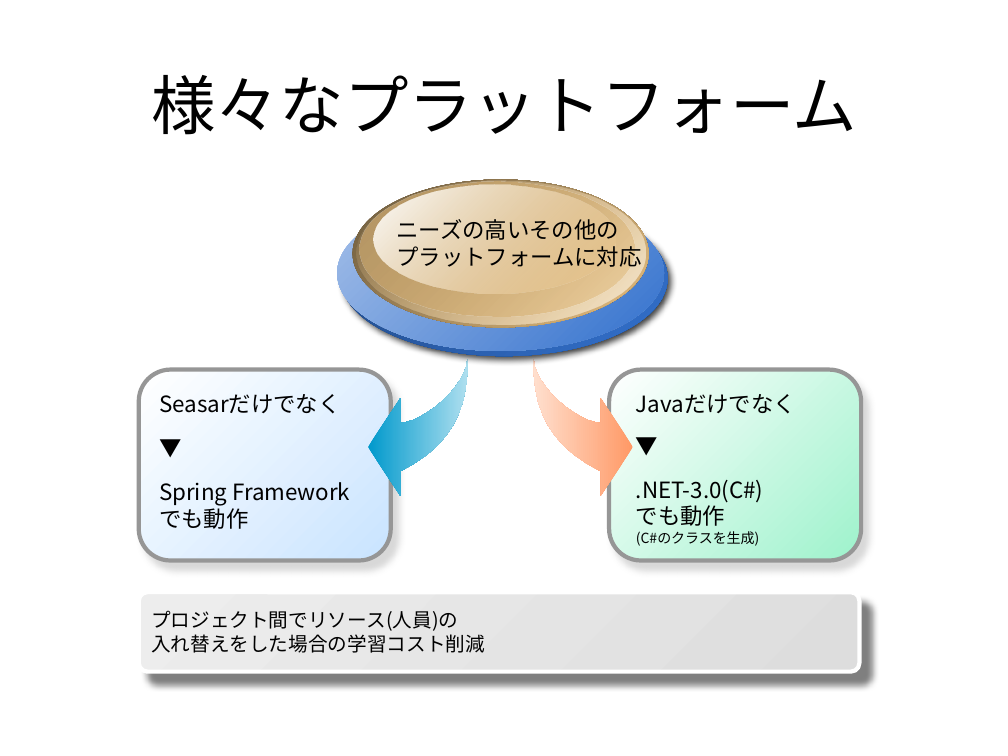
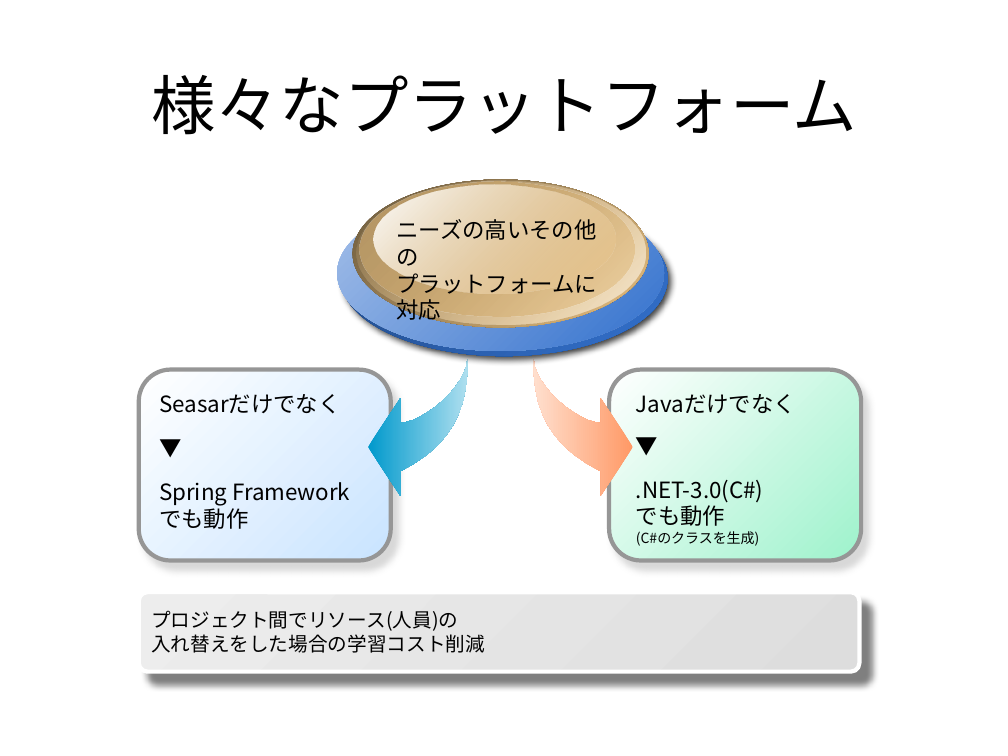
Before and after one commit to seasarorg/dbflute, a slide deck: slide 6 of dbflute/etc/doc/ref/session/resource/sc2008spring_a2_dbflute.pptx. Drawn at 1008x756 pixels with LibreOffice and Linux fonts; fonts in the diff are those of the drawing; background and template pictures are left out. Boxes give left, top, right and bottom in pixels: in the first picture for what was removed or moved away, otherwise in the second. Text is boxed around its words. In the diff, an @@ line names an element or a change of style, - is before the commit and + after.

```diff
--- a/dbflute/etc/doc/ref/session/resource/sc2008spring_a2_dbflute.pptx
+++ b/dbflute/etc/doc/ref/session/resource/sc2008spring_a2_dbflute.pptx
@@ text "ニーズの高いその他の" at bbox=[397, 215, 597, 324]: font Times New Roman to Noto Sans CJK JP @@
```
Also in this commit, not shown: 3 other slides changed, 1 slide added, 1 slide removed.
